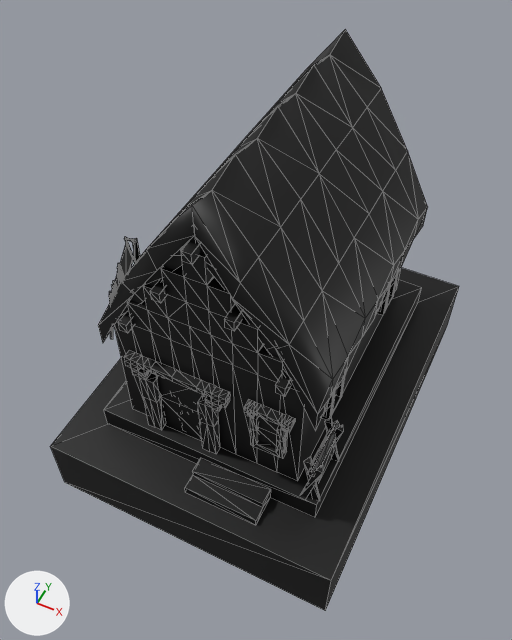
Renders of the COLLADA model art/meshes/structural/pukara/house_2.dae from each side of a commit.
One viewpoint serves both versions: a camera (50 mm lens) standing at (8.3, -15.6, 22.3) and looking at (0.7, -0.4, 3.3). The axes (+X, +Y, +Z) are drawn at lower left. The lights are the same throughout. The older version comes first. Mesh edges are drawn as thin lines. Where no turn or scale is listed for an object, it has been applied to the vertices.

The older version as bpy lines, for what is in view:
```python
me_cubo_300 = bpy.data.meshes.new('Cubo.300')
me_cubo_300.from_pydata(...)  # 1526 vertices, 2316 faces; spans x -6.45..6.5, y -6.59..8.02, z -2.64..11.43
me_cubo_300.materials.append(mat_texturas_tiahuanaco_004)  # picture img_untitled_001_png
ob_house_2 = bpy.data.objects.new('house_2', me_cubo_300)
ob_house_2.location = (0.0, 0.0, 0.0)
```
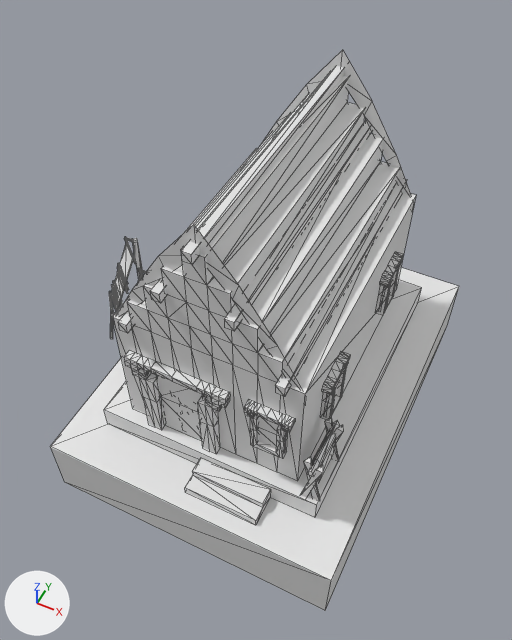
Where the newer file only moved an object's origin or applied its transform, the numbers keep the older frame.

Pixel boxes (x1, y1, x2, y2) of what changed, in the pictures (512 x 640 px):
'house_2', reshaped: before (50, 29, 459, 611); after (50, 50, 459, 611)
part 1 of me_cubo_300, deleted: before (98, 29, 428, 431)
part 2 of me_cubo_300, recoloured (black to white): before (50, 236, 459, 611); after (50, 50, 459, 611)

What the commit changed:
Material 'texturas TIAHUANACO.008' (mat_texturas_tiahuanaco_008) is new.
Its base color is (0.8, 0.8, 0.8) (white #e7e7e7).
me_cubo_300 is used by ob_house_2; location (0.0, 0.0, 0.0).
me_cubo_300 had 1526 vertices, 2316 faces and spanned x -6.45..6.5, y -6.59..8.02, z -2.64..11.43.
me_cubo_300 now has 1435 vertices, 2164 faces and spans x -6.45..6.5, y -6.59..8.02, z -2.64..10.76.
me_cubo_300 part 1: the loose piece of 91 vertices spanning x -2.82..4.74, y -4.48..5.87, z 4.46..11.43 is deleted.
me_cubo_300 part 2: 2164 faces spanning x -6.45..6.5, y -6.59..8.02, z -2.64..10.76 switch from mat_texturas_tiahuanaco_004 (picture img_untitled_001_png) to mat_texturas_tiahuanaco_008 (white #e7e7e7).
